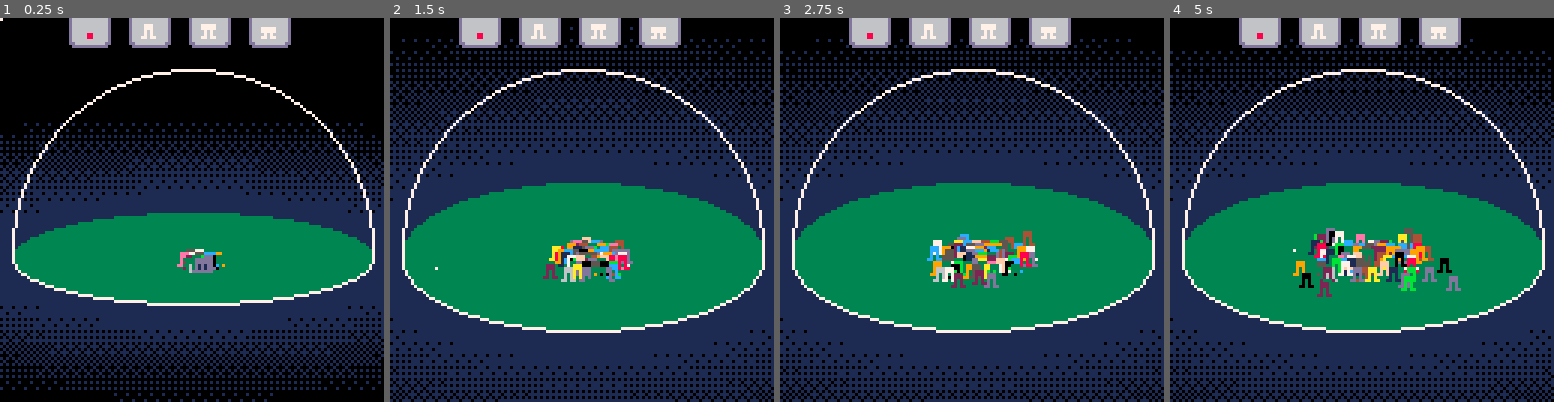
Above: before the commit, frames 1-4 (left to right).
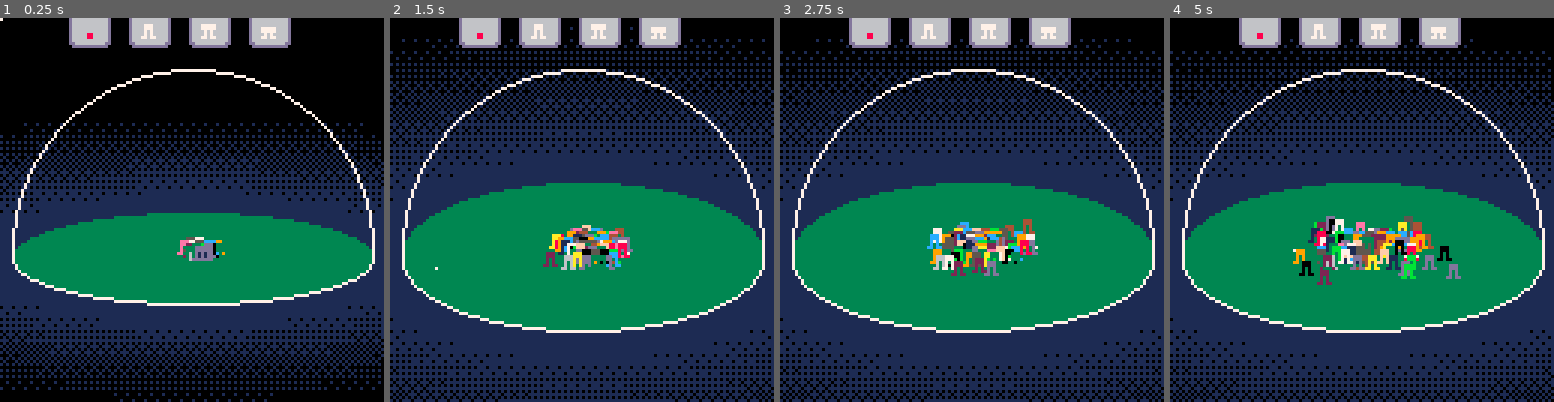
Above: after the commit, the same moments.

Repository: samuelhpratt/ggj2025
Game: PICO-8 cartridge game.p8
Two runs of this game, one before a commit and one after it. Both use one fixed random seed, a clock stepped at 60 frames per second and the inputs below.
Inputs (mouse positions are in pixels of both pictures, inside the frame that each line leads up to):
- Up to frame 1 (0.25 s): no input
- Up to frame 2 (1.5 s): click (670, 121) at 0.67 s; click (436, 267) at 1.22 s
- Up to frame 3 (2.75 s): click (887, 114) at 1.77 s; click (952, 259) at 2.32 s
- Up to frame 4 (5 s): click (1404, 106) at 2.87 s; click (1465, 256) at 3.42 s; click (1231, 102) at 3.97 s; click (1292, 248) at 4.52 s

The runs differ from the first frame. In frame 1, 0.7% of the frame differs, in the area x 46-59%, y 57-67%; in frame 2, 2.2%; in frame 3, 3.2%; in frame 4, 4.5%, in the area x 32-76%, y 51-73%.

Commit message:
object offset so they sit on the grass better & stay within the dome

Diff:
--- a/objects.lua
+++ b/objects.lua
@@ -30,7 +30,7 @@
         spr(
             objectSprites[object.type],
             64 + object.x,
-            domeY - 4 + object.y * domeAngle - object.z * (1 - domeAngle)
+            domeY - 8 + object.y * domeAngle - object.z * (1 - domeAngle)
         )
 
         pal() --clearing palette changes if they were made
